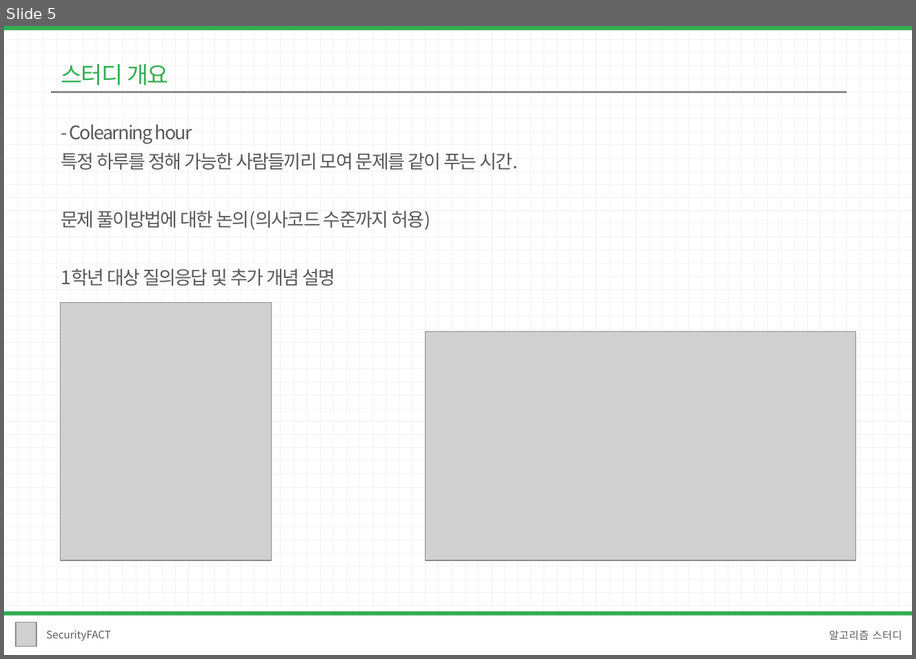
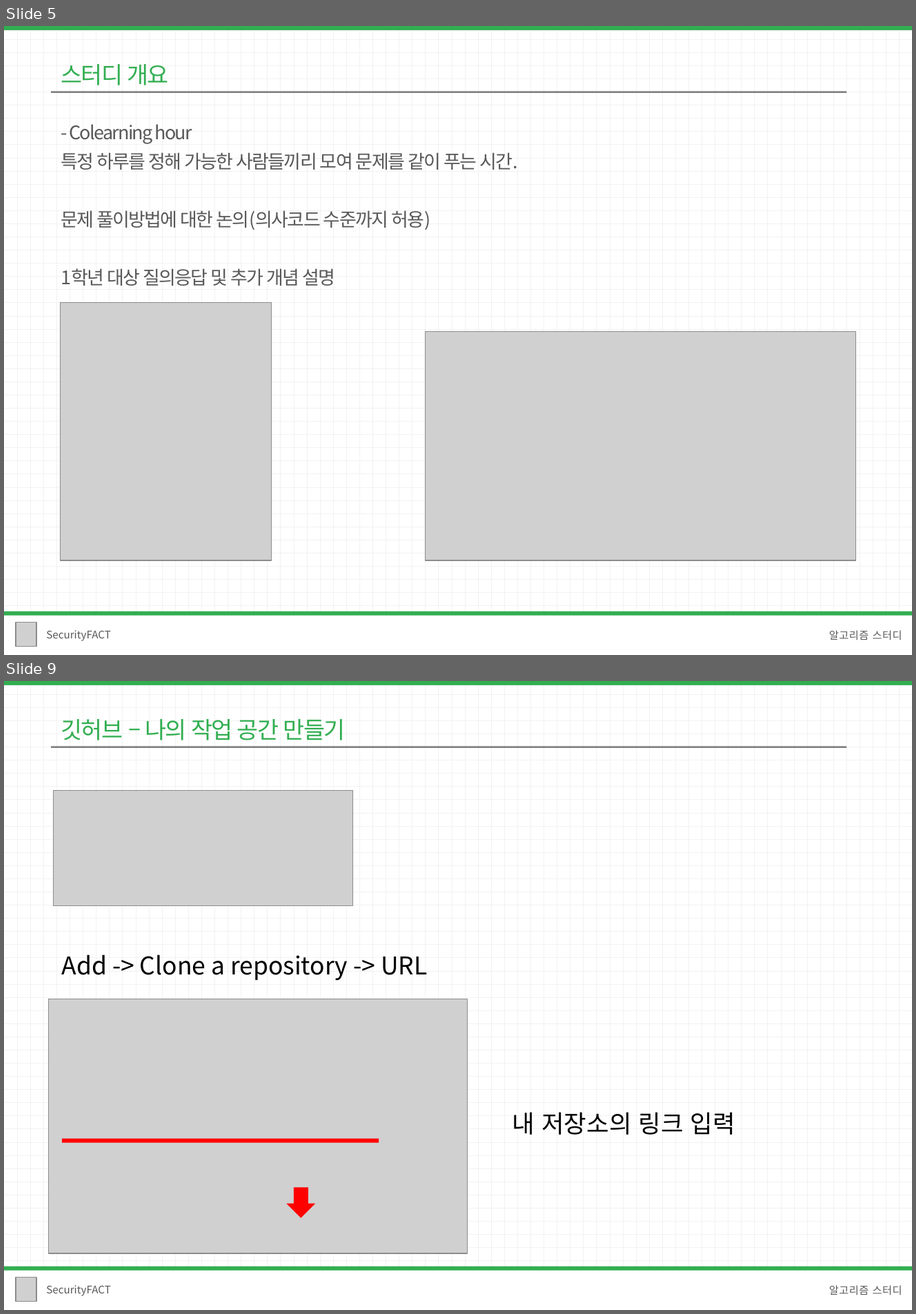
Before and after one commit to 1hk-star/Konkuk_SecurityFACT_Algorithm, a slide deck: 1주차/발표자료/스터디 개요 및 깃허브.pptx. Shown one above the other, each under a label of ours: slide 5 before the commit, slides 5 and 9 after it; the slides between them are not shown. The pictures are 916x659 and 916x1314 pixels, drawn with LibreOffice and Linux fonts; fonts in the diff are those of the drawing; grey boxes stand for pictures. Boxes give left, top, right and bottom in pixels: in the first picture for what was removed or moved away, otherwise in the second. Text is boxed around its words. In the diff, an @@ line names an element or a change of style, - is before the commit and + after.

```diff
--- a/1주차/발표자료/스터디 개요 및 깃허브.pptx
+++ b/1주차/발표자료/스터디 개요 및 깃허브.pptx
@@ slide 9 added at <box>4,681,912,1310</box>, background pattern #F2F2F2 on #FFFFFF @@
@@ rectangle added at <box>4,681,912,685</box>, fill #32AE51 @@
@@ text added at <box>61,719,346,740</box>, 20 pt, text #32AE51 @@
+깃허브 – 나의 작업 공간 만들기
@@ rounded rectangle added at <box>51,747,846,748</box>, fill #808080 @@
@@ picture added at <box>54,790,352,906</box> @@
@@ text added at <box>62,954,427,980</box>, 21 pt, text #000000 @@
+Add -> Clone a repository -> URL
@@ picture added at <box>48,999,468,1253</box> @@
@@ text added at <box>513,1112,735,1134</box>, 21 pt, text #000000 @@
+내 저장소의 링크 입력
@@ rectangle added at <box>62,1138,379,1143</box>, fill #FF0000 @@
@@ down arrow added at <box>287,1187,316,1218</box>, fill #FF0000 @@
@@ rectangle added at <box>4,1266,912,1310</box>, fill #FFFFFF @@
@@ rectangle added at <box>4,1266,912,1270</box>, fill #32AE51 @@
@@ picture added at <box>16,1277,36,1301</box> @@
@@ text added at <box>46,1285,110,1296</box>, 9 pt, text #595959 @@
+SecurityFACT
@@ text added at <box>829,1285,902,1294</box>, 9 pt, text #595959 @@
+알고리즘 스터디
```
Also in this commit, not shown: 2 slides changed, 11 other slides added, 2 other files.
